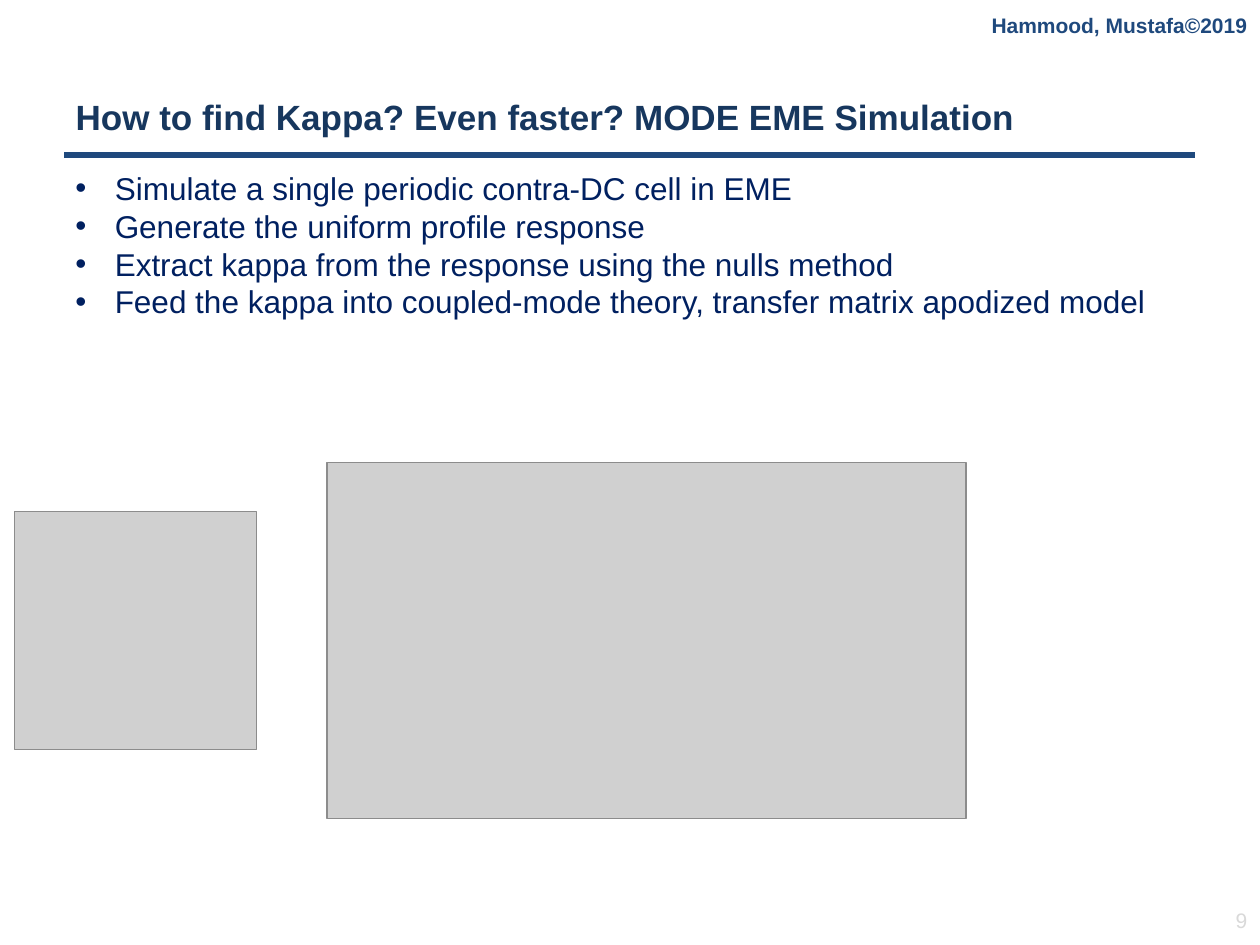
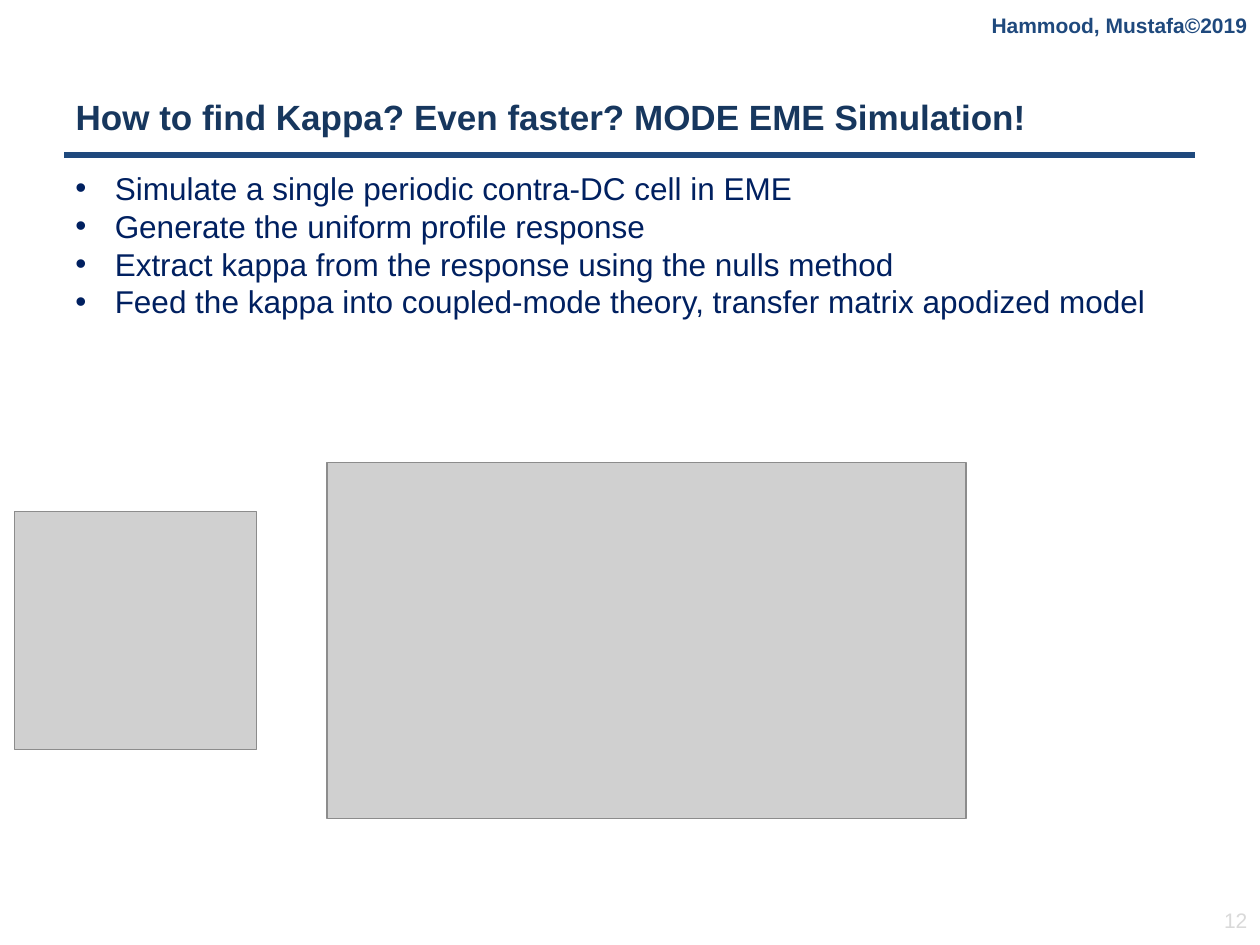
Before and after one commit to mustafacc/SiEPIC_Photonics_Package, a slide deck: slide 12 of SiEPIC_Photonics_Package/solvers_simulators/contraDC/Documentation/contraDC_Simulator.pptx (slide 9 before the commit). Drawn at 1260x945 pixels with LibreOffice and Linux fonts; fonts in the diff are those of the drawing; grey boxes stand for pictures; background and template pictures are left out. Boxes give left, top, right and bottom in pixels: in the first picture for what was removed or moved away, otherwise in the second. Text is boxed around its words. In the diff, an @@ line names an element or a change of style, - is before the commit and + after.

```diff
--- a/SiEPIC_Photonics_Package/solvers_simulators/contraDC/Documentation/contraDC_Simulator.pptx
+++ b/SiEPIC_Photonics_Package/solvers_simulators/contraDC/Documentation/contraDC_Simulator.pptx
@@ title at [76,104,1026,137]: text changed @@
-How to find Kappa? Even faster? MODE EME Simulation
+How to find Kappa? Even faster? MODE EME Simulation!
@@ page number at [1224,909,1247,932]: text changed @@
-9
+12
```
Also in this commit, not shown: 5 other slides changed, 6 slides added, 2 other files.
